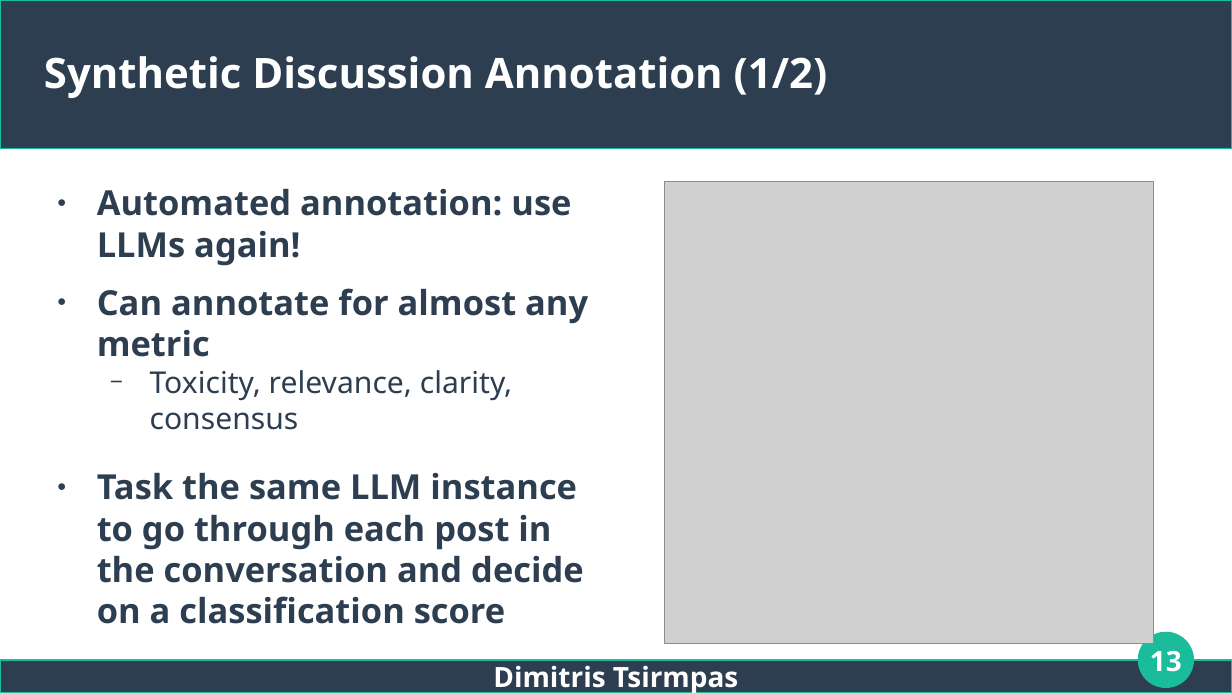
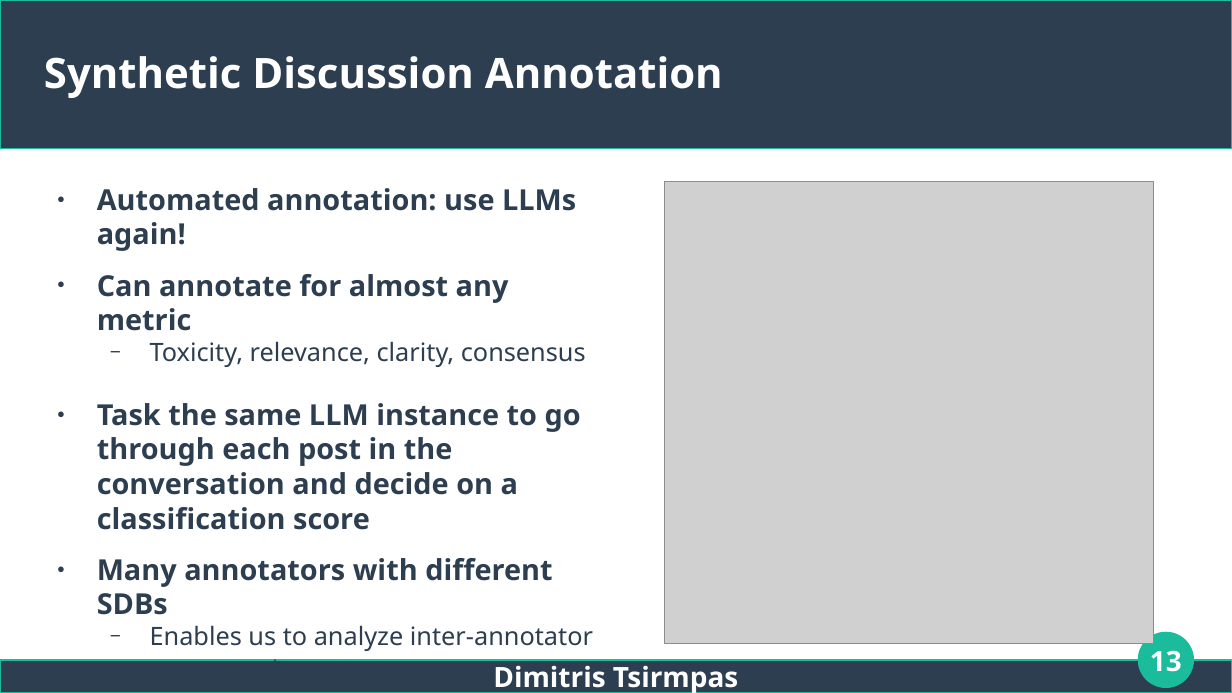
Before and after one commit to dimits-ts/llm_moderation_research, a slide deck: slide 13 of presentations/thesis.odp. Drawn at 1232x693 pixels with LibreOffice and Linux fonts; fonts in the diff are those of the drawing; grey boxes stand for pictures. Boxes give left, top, right and bottom in pixels: in the first picture for what was removed or moved away, otherwise in the second. Text is boxed around its words. In the diff, an @@ line names an element or a change of style, - is before the commit and + after.

```diff
--- a/presentations/thesis.odp
+++ b/presentations/thesis.odp
@@ title at (44,56,723,98): text changed @@
-Synthetic Discussion Annotation (1/2)
+Synthetic Discussion Annotation
@@ text at (97,188,586,530): size 22.2 to 18.6 pt in "Automated annotation: use LLMs again!", "Can annotate for almost any metric", "Task the same LLM instance to go ..."; size 19.4 to 16.3 pt in "Toxicity, relevance, clarity, consensus" @@
@@ text at (97,558,593,651): paragraphs added @@
+● Many annotators with different SDBs
+  − Enables us to analyze inter-annotator agreement
```
Also in this commit, not shown: 17 other slides changed, 2 slides added, 1 slide removed.
